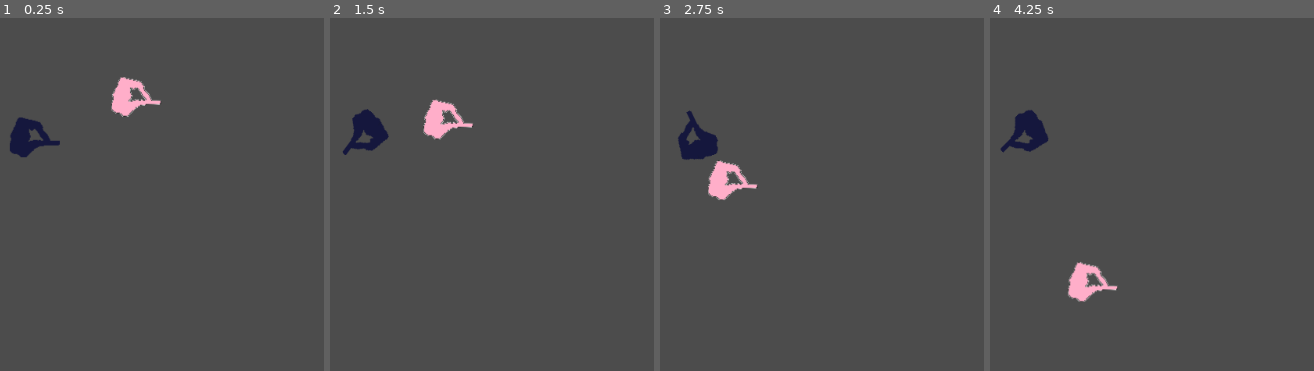
Above: before the commit, frames 1-4 (left to right).
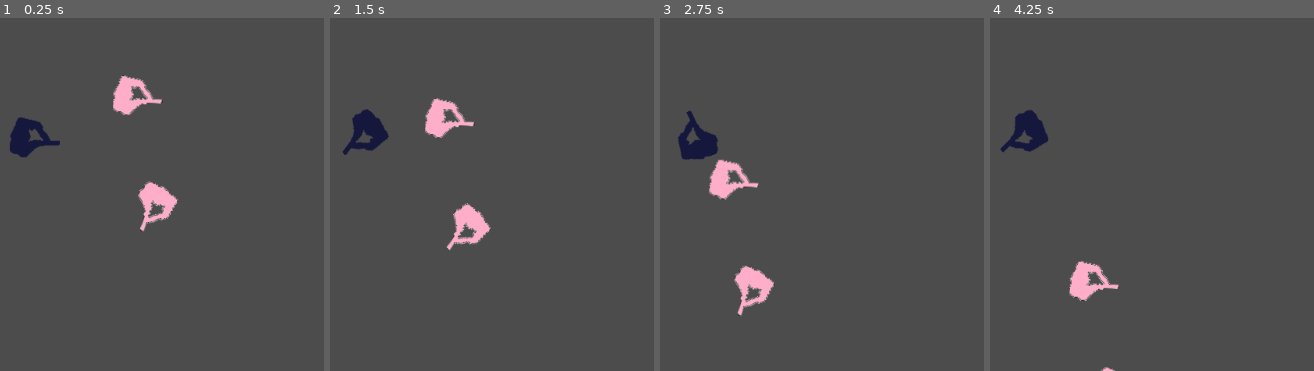
Above: after the commit, the same moments.

Repository: JoeWar99/RetroJam19-PSI
Game: Godot game, scene res://World.tscn
Same seed, same stepped clock (60 frames per second), same inputs: the game is played once before the commit and once after it.
Inputs:
- Up to frame 1 (0.25 s): no input
- Up to frame 2 (1.5 s): hold D (move_right_chase) 0.53-1.28 s; hold S (move_down_chase) from 1.28 s (still down)
- Up to frame 3 (2.75 s): release S (move_down_chase) at 2.03 s; hold D (move_right_chase) from 2.03 s (still down)
- Up to frame 4 (4.25 s): release D (move_right_chase) at 2.78 s; hold W (move_up_chase) 2.78-3.53 s; hold A (move_left_chase) from 3.53 s (still down)

The runs differ from the first frame. In frame 1, 1.3% of the frame differs, in the area x 34-55%, y 16-61%; in frame 2, 1.3%; in frame 3, 1.3%, in the area x 14-36%, y 39-85%; in frame 4, 0.5%.

Commit message:
trying to merge

Diff:
--- /dev/null
+++ b/src/Ai.gd
@@ -0,0 +1,28 @@
+extends KinematicBody2D
+
+const MOVE_SPEED = 180
+const TURN_ANGLE = PI / 64
+
+# Declare member variables here. Examples:
+var angle = PI / 2
+var time = 0
+var reverse = 1
+# Called when the node enters the scene tree for the first time.
+func _ready():
+	pass
+
+func _physics_process(delta):
+
+	time += delta
+	if(time > 0.5):
+		time = 0
+		if(reverse == -1):
+			reverse = 1
+		elif(reverse == 1):
+			reverse = -1
+
+	angle += reverse*(PI/4) * delta * 1.5
+	global_rotation = angle
+
+func kill():
+	get_tree().reload_current_scene()
--- a/src/World.tscn
+++ b/src/World.tscn
@@ -1,10 +1,11 @@
-[gd_scene load_steps=8 format=2]
+[gd_scene load_steps=9 format=2]
 
 [ext_resource path="res://Gajo.gd" type="Script" id=1]
 [ext_resource path="res://gajo.png" type="Texture" id=2]
 [ext_resource path="res://pivot.gd" type="Script" id=3]
 [ext_resource path="res://Gaja.gd" type="Script" id=4]
 [ext_resource path="res://gaja.png" type="Texture" id=5]
+[ext_resource path="res://Ai.gd" type="Script" id=6]
 
 [sub_resource type="CircleShape2D" id=1]
 radius = 35.8187
@@ -16,7 +17,6 @@
 position = Vector2( 569.883, 294.09 )
 
 [node name="Gajo" type="KinematicBody2D" parent="."]
-editor/display_folded = true
 script = ExtResource( 1 )
 
 [node name="Sprite" type="Sprite" parent="Gajo"]
@@ -43,17 +43,25 @@
 position = Vector2( 141.913, -2.92609 )
 
 [node name="Gaja" type="KinematicBody2D" parent="."]
-editor/display_folded = true
 position = Vector2( 130, -52.0002 )
 script = ExtResource( 4 )
 
-[node name="Sprite" type="Sprite" parent="Gaja"]
-position = Vector2( 0.209412, -0.0540619 )
-texture = ExtResource( 5 )
-
-[node name="CollisionShape2D" type="CollisionShape2D" parent="Gaja"]
+[node name="CollisionShape2D2" type="CollisionShape2D" parent="Gaja"]
 position = Vector2( -2.05035, 2.62067 )
 shape = SubResource( 2 )
 
-[node name="TileMap" type="TileMap" parent="."]
-format = 1
+[node name="Sprite2" type="Sprite" parent="Gaja"]
+position = Vector2( 1.79608, -1.64073 )
+texture = ExtResource( 5 )
+
+[node name="Ai" type="KinematicBody2D" parent="."]
+position = Vector2( 153.907, 87.267 )
+script = ExtResource( 6 )
+
+[node name="CollisionShape2D" type="CollisionShape2D" parent="Ai"]
+position = Vector2( -0.570801, -0.192703 )
+shape = SubResource( 2 )
+
+[node name="Sprite" type="Sprite" parent="Ai"]
+position = Vector2( 4.8623, -1.28076 )
+texture = ExtResource( 5 )
--- a/src/project.godot
+++ b/src/project.godot
@@ -17,7 +17,6 @@
 
 config/name="Personal Space Invader"
 run/main_scene="res://World.tscn"
-
 config/icon="res://icon.png"
 
 [input]
